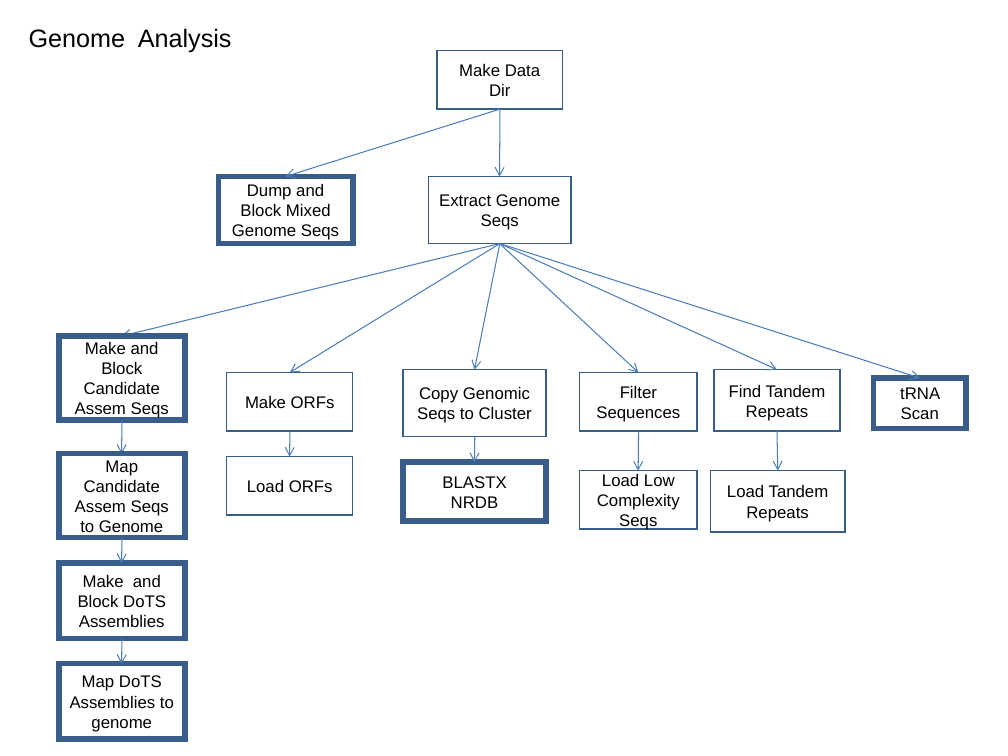
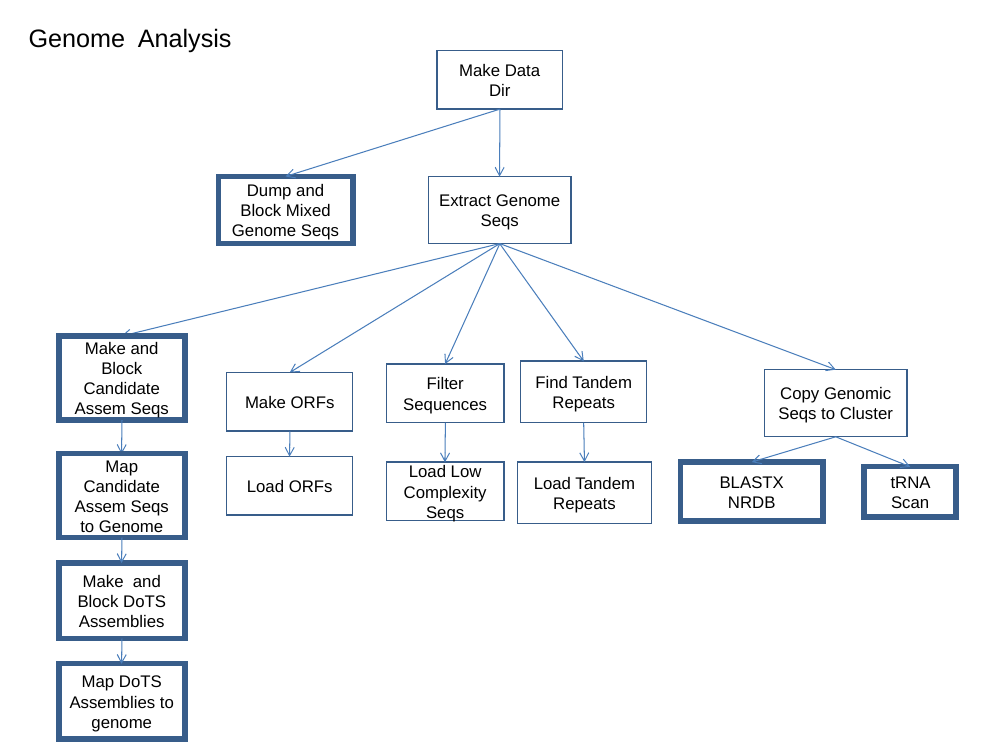
Before and after one commit to VEuPathDB/ApiCommonData, a slide deck: slide 5 of Load/doc/workflow/AnalysisWorkflow.ppt (slide 4 before the commit). Drawn at 1008x756 pixels with LibreOffice and Linux fonts; fonts in the diff are those of the drawing. Boxes give left, top, right and bottom in pixels: in the first picture for what was removed or moved away, otherwise in the second. Text is boxed around its words. In the diff, an @@ line names an element or a change of style, - is before the commit and + after.

```diff
--- a/Load/doc/workflow/AnalysisWorkflow.ppt
+++ b/Load/doc/workflow/AnalysisWorkflow.ppt
@@ arrow moved from (500, 244) - (475, 370) to (500, 244) - (446, 364) @@
@@ arrow moved from (500, 244) - (777, 370) to (500, 244) - (836, 370) @@
@@ arrow moved from (500, 244) - (638, 373) to (500, 244) - (584, 361) @@
@@ arrow removed from (500, 244) to (920, 378) @@
@@ rectangle "Copy Genomic Seqs to Cluster": place and size @@
-rectangle "Copy Genomic Seqs to Cluster" at <box>403,370,546,437</box>
+rectangle "Copy Genomic Seqs to Cluster" at <box>764,370,907,437</box>
@@ arrow moved from (475, 436) - (475, 463) to (446, 423) - (445, 463) @@
@@ arrow moved from (639, 431) - (638, 471) to (584, 422) - (585, 462) @@
@@ arrow moved from (777, 431) - (778, 471) to (836, 436) - (752, 462) @@
@@ arrow added from (836, 436) to (910, 467), #4A7EBB 0.74 pt @@
@@ 4 rectangles: place and size @@
-4 rectangles at <box>580,370,845,532</box>
+4 rectangles at <box>386,361,651,523</box>
@@ rectangle "BLASTX": place and size @@
-rectangle "BLASTX" at <box>403,462,546,520</box>
+rectangle "BLASTX" at <box>680,462,824,520</box>
@@ rectangle "tRNA Scan": place and size @@
-rectangle "tRNA Scan" at <box>874,378,967,428</box>
+rectangle "tRNA Scan" at <box>864,467,957,517</box>
```
Also in this commit, not shown: 4 other slides changed, 7 slides added.
